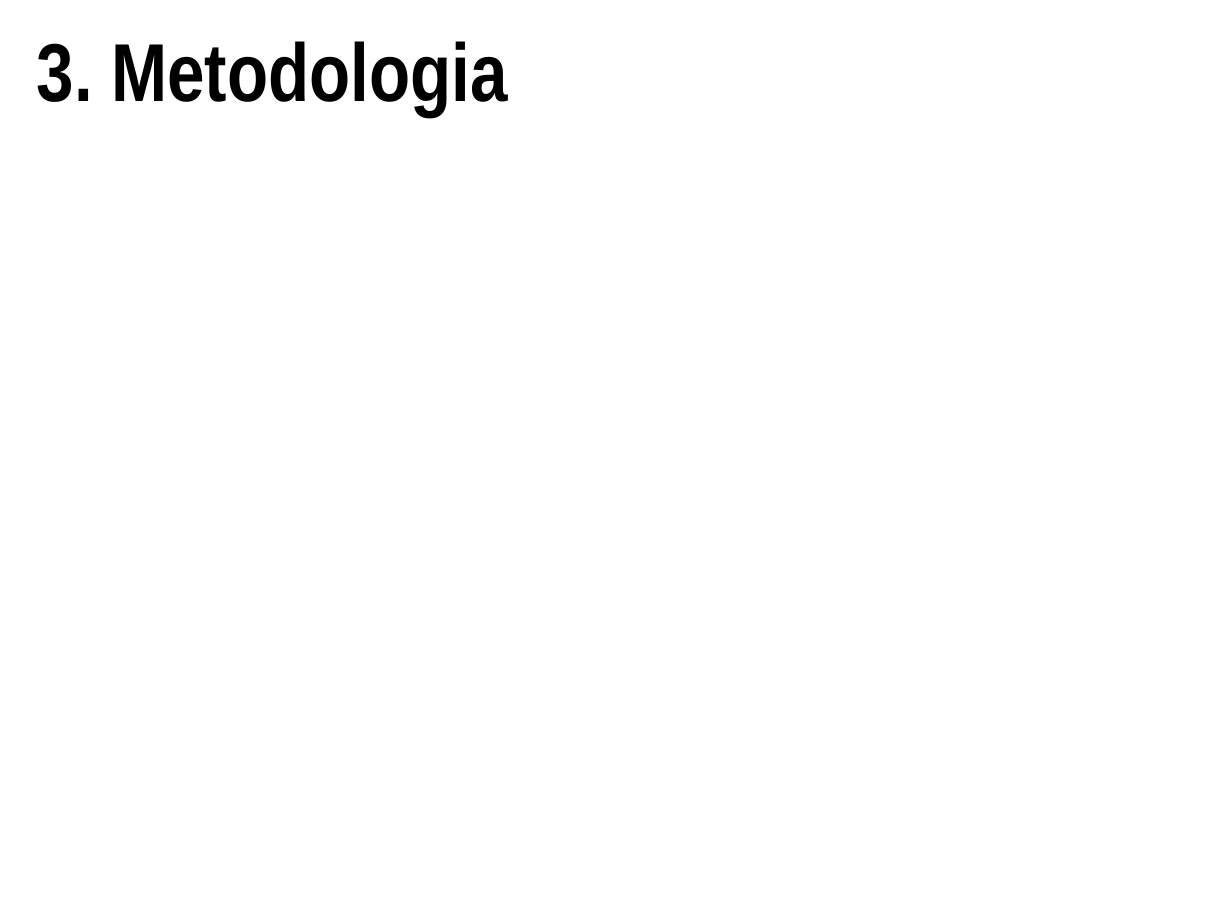
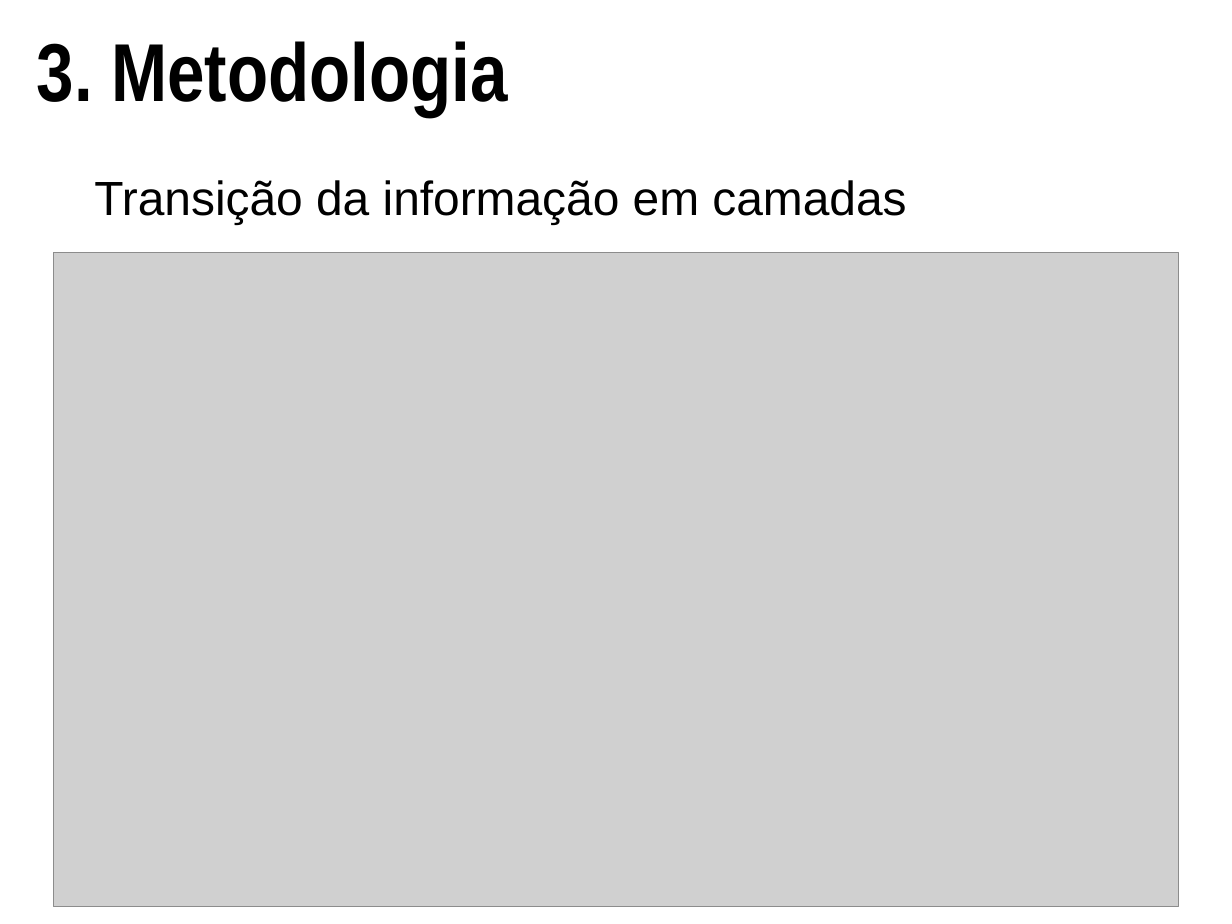
Before and after one commit to phsgregorio/imagem-medica, a slide deck: slide 10 of projectModel/Main.ppt. Drawn at 1232x924 pixels with LibreOffice and Linux fonts; fonts in the diff are those of the drawing; grey boxes stand for pictures. Boxes give left, top, right and bottom in pixels: in the first picture for what was removed or moved away, otherwise in the second. Text is boxed around its words. In the diff, an @@ line names an element or a change of style, - is before the commit and + after.

Commit message:
Presentation update
Presentation v-0.1

```diff
--- a/projectModel/Main.ppt
+++ b/projectModel/Main.ppt
@@ text added at bbox=[94, 180, 906, 224], 28 pt, text #000000 @@
+Transição da informação em camadas
@@ picture added at bbox=[53, 253, 1179, 907] @@
```
Also in this commit, not shown: 4 other slides changed, 4 slides added, 4 slides removed.
